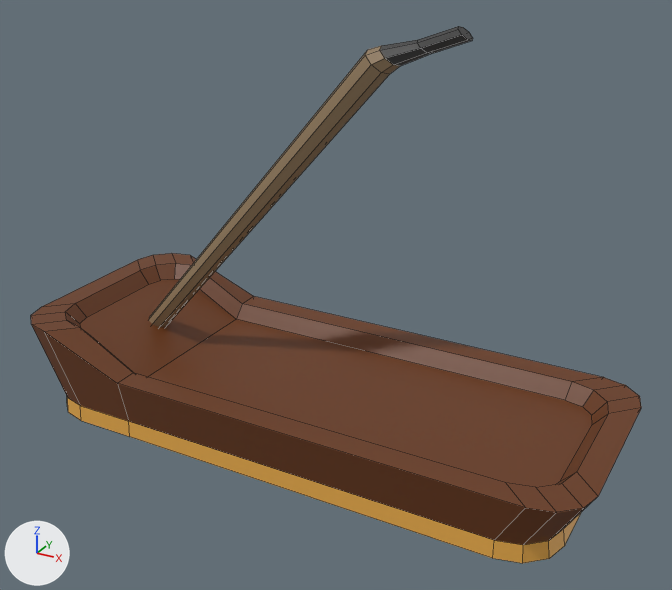
The FBX model Assets/Models/incense.fbx, before and after one commit.
Both versions are drawn from a 50 mm camera at (0.588, -1.027, 0.731) aimed at (0.032, -0.016, 0.225). Lighting does not change. The marker at lower left points along +X, +Y and +Z. Mesh edges are drawn as thin lines.

The first picture shows 'Incense'.
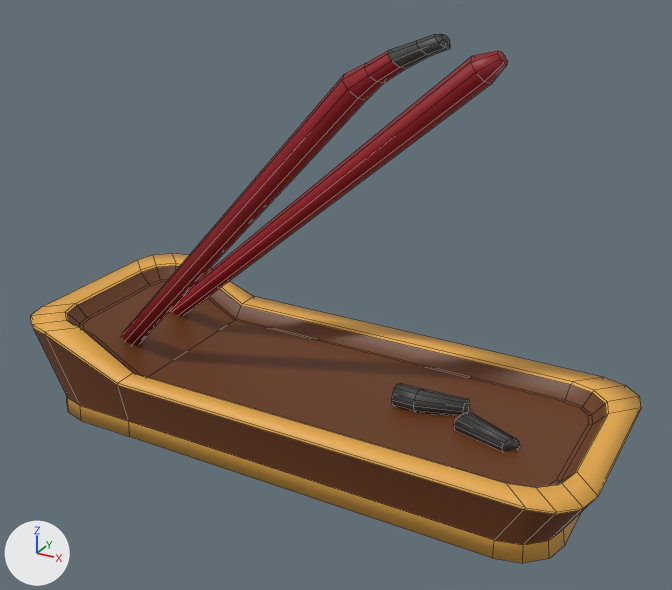
The change, as a list of edits to the scene's bpy script:
```text
Add mat_m_incense_red:
    mat_m_incense_red = principled_material('M_Incense_Red')
    mat_m_incense_red.base_color = (0.283, 0.00214, 0.00937)  # red #910718
Change me_cube_011:
    used by ob_incense; location = (0.0, 0.0, 0.0)
    remove me_cube_011.from_pydata(...)  # 130 vertices, 110 faces; spans x -0.425..0.425, y -0.172..0.172, z 0.0..0.585
    add me_cube_011.from_pydata(...)  # 284 vertices, 237 faces; spans x -0.425..0.425, y -0.172..0.172, z 0.0..0.585
    me_cube_011 part 1: a new loose piece of 36 vertices spanning x 0.12..0.215, y -0.017..0.03, z 0.071..0.104, in mat_m_incense_black (black #3d3d3d)
    me_cube_011 part 2: a new loose piece of 24 vertices spanning x -0.314..0.227, y 0.028..0.068, z 0.088..0.553, in mat_m_incense_red (red #910718)
    me_cube_011 part 3: a new loose piece of 24 vertices spanning x 0.217..0.307, y -0.047..-0.009, z 0.067..0.101, in mat_m_incense_black (black #3d3d3d)
    me_cube_011 part 4
    47 faces are deleted
    12 vertices in x -0.348..0.201, y -0.017..0.009, z 0.047..0.585 move by (0.0, -0.066, 0.0)
    5 vertices in x 0.134..0.151, y -0.01..0.009, z 0.552..0.567 move by (0.028, -0.066, 0.01)
    4 vertices in x -0.345..0.192, y -0.013..0.013, z 0.05..0.578 move by (0.0, -0.067, 0.0)
    19 vertices move from x 0.068..0.143, y -0.022..0.018, z 0.524..0.565 to x 0.1..0.171, y -0.084..-0.053, z 0.526..0.574
    70 vertices are added at x -0.423..0.423, y -0.172..0.172, z 0.074..0.585
    36 new faces join them, mat_m_incense_gold (orange #e7aa4a)
    56 new faces join them, mat_m_incense_brown (brown #6a3916)
    16 new faces join them, mat_m_incense_red (red #910718)
    9 new faces join them, mat_m_incense_black (black #3d3d3d)
    me_cube_011 part 5: 18 faces spanning x -0.425..0.425, y -0.172..0.172, z 0.095..0.146 switch from mat_m_incense_brown (brown #6a3916) to mat_m_incense_gold (orange #e7aa4a)
    me_cube_011 part 6: 9 faces spanning x -0.348..0.15, y -0.084..-0.053, z 0.047..0.564 switch from mat_m_incense_tan (brown #91795b) to mat_m_incense_red (red #910718)
    me_cube_011 part 7: the surface is now shaded smooth
```

Where the change shows, as pixel boxes [x1, y1, x2, y2] in the pictures (672 x 590 px):
'Incense', reshaped: before [31, 26, 641, 563]; after [31, 34, 641, 563]
part 1 of me_cube_011, added: after [392, 383, 470, 416]
part 2 of me_cube_011, added (red): after [170, 51, 508, 316]
part 3 of me_cube_011, added: after [454, 413, 520, 452]
part 4 of me_cube_011, built on: before [32, 26, 608, 545]; after [32, 34, 608, 545]
part 5 of me_cube_011, recoloured (brown to orange): [31, 253, 641, 513] in both
part 6 of me_cube_011, recoloured: before [366, 46, 400, 74]; after [364, 50, 406, 83]
